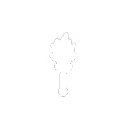
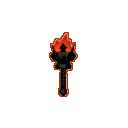
Two versions of the same layered image (128×128). Layer-by-layer changes:
hid "Layer" over box(49, 33, 77, 97)
painted on "torch_flame.sprite.png copy" over box(49, 32, 78, 97)
